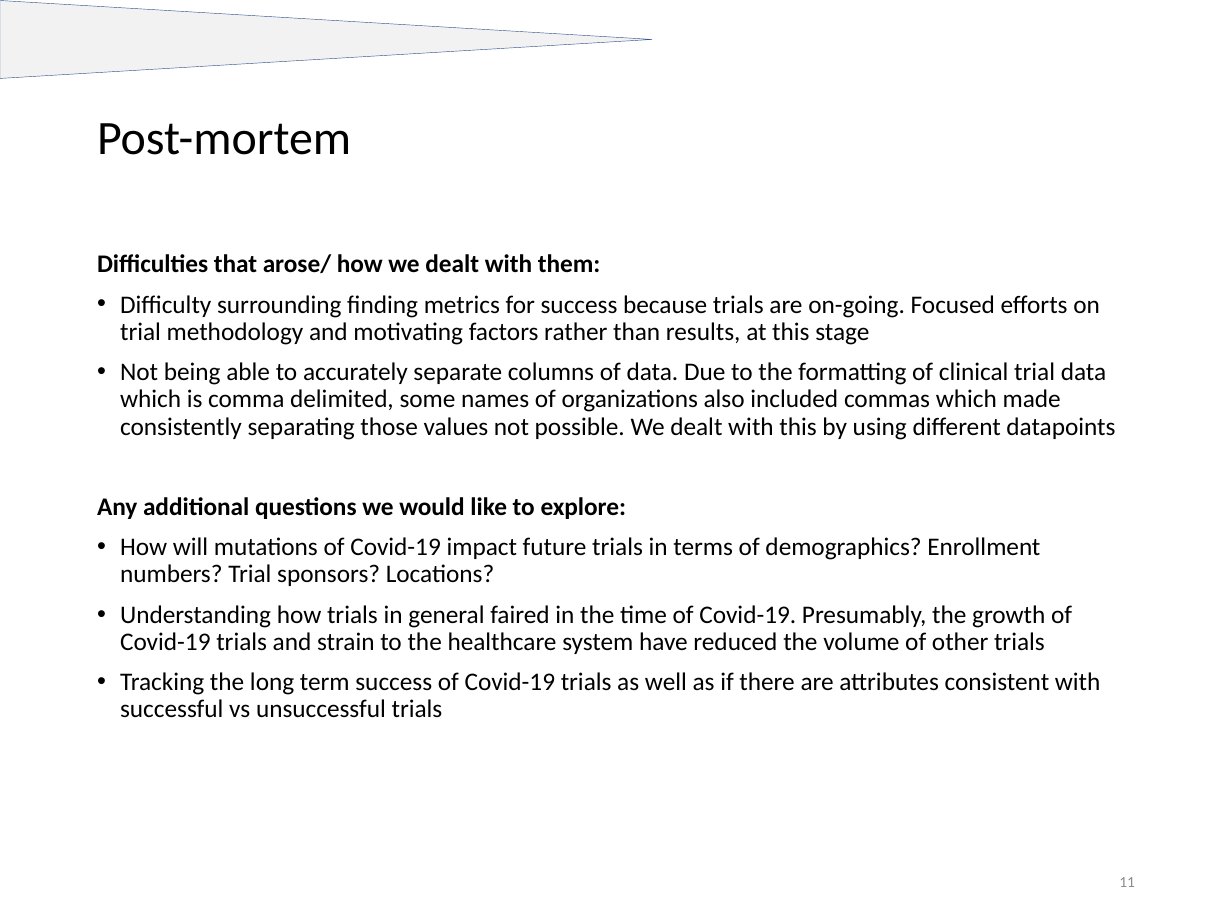
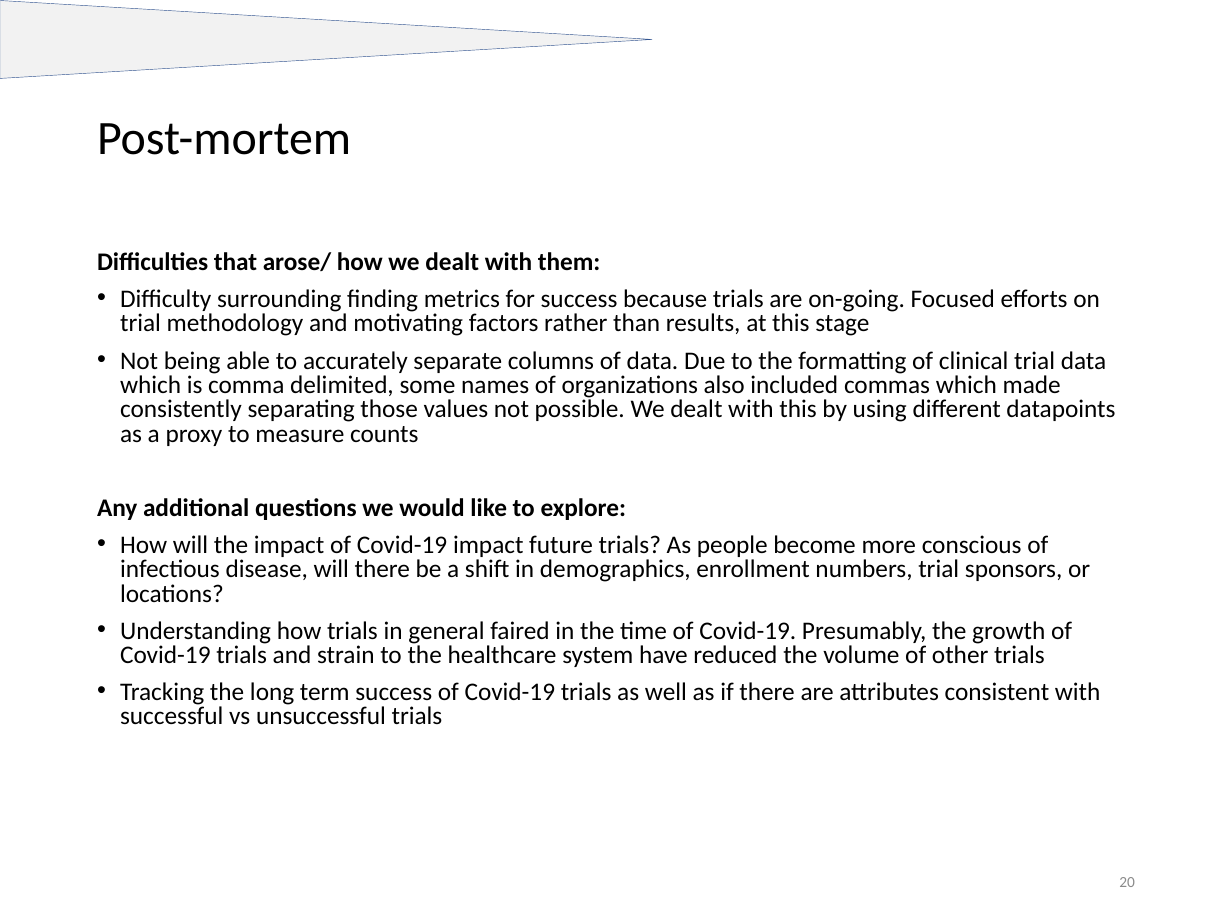
Before and after one commit to nick-nasse/pyd-pyper, a slide deck: slide 20 of 200729 Clinical Trials Analysis_v2.pptx (slide 11 before the commit). Drawn at 1232x924 pixels with LibreOffice and Linux fonts; fonts in the diff are those of the drawing. Boxes give left, top, right and bottom in pixels: in the first picture for what was removed or moved away, otherwise in the second. Text is boxed around its words. In the diff, an @@ line names an element or a change of style, - is before the commit and + after.

```diff
--- a/200729 Clinical Trials Analysis_v2.pptx
+++ b/200729 Clinical Trials Analysis_v2.pptx
@@ text at (97,252,1101,725): line spacing 0.9 to 0.8 @@
@@ text at (120,351,1115,446): text changed @@
-• Not being able to accurately separate columns of data. Due to the formatting of clinical trial data which is comma delimited, some names of organizations also included commas which made consistently separating those values not possible. We dealt with this by using different datapoints
+• Not being able to accurately separate columns of data. Due to the formatting of clinical trial data which is comma delimited, some names of organizations also included commas which made consistently separating those values not possible. We dealt with this by using different datapoints as a proxy to measure counts
@@ text at (120,535,1090,603): text changed @@
-• How will mutations of Covid-19 impact future trials in terms of demographics? Enrollment numbers? Trial sponsors? Locations?
+• How will the impact of Covid-19 impact future trials? As people become more conscious of infectious disease, will there be a shift in demographics, enrollment numbers, trial sponsors, or locations?
@@ page number at (1119,877,1135,887): text changed @@
-11
+20
```
Also in this commit, not shown: 6 other slides changed, 11 slides added, 1 slide removed.
